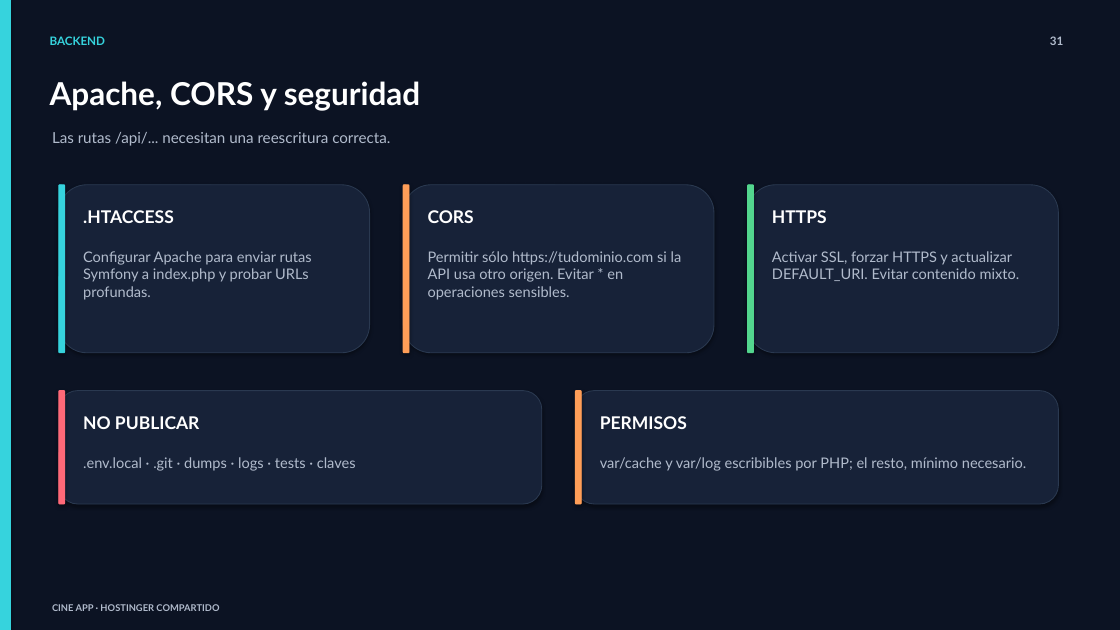
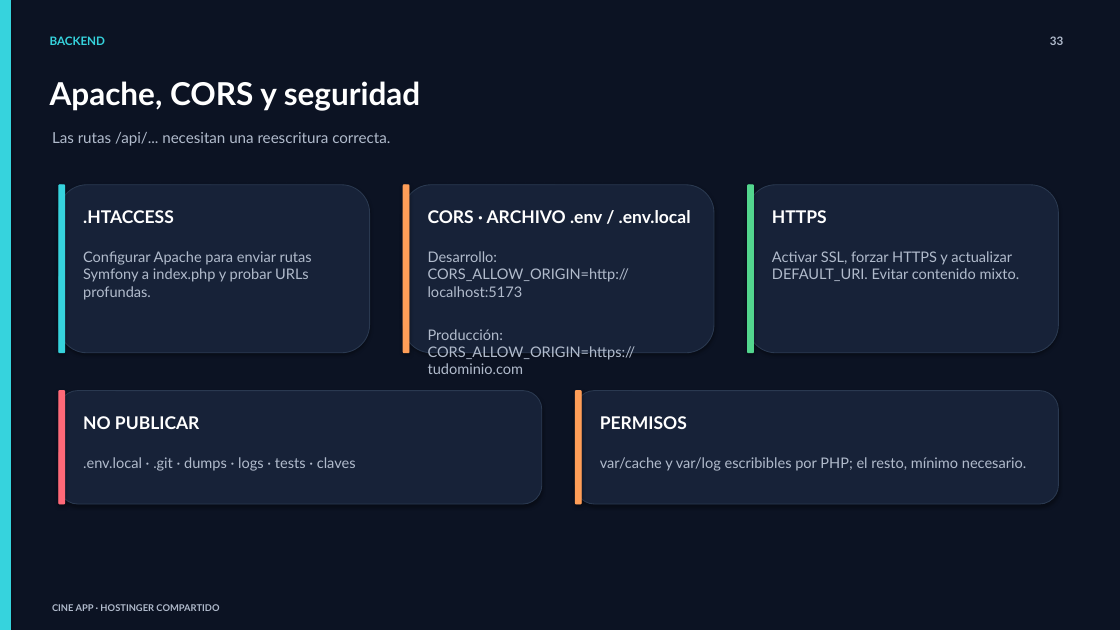
Before and after one commit to yussefomar/Cine-app, a slide deck: slide 33 of Guia_despliegue_Symfony_React_Hostinger.pptx (slide 31 before the commit). Drawn at 1120x630 pixels with LibreOffice and Linux fonts; fonts in the diff are those of the drawing. Boxes give left, top, right and bottom in pixels: in the first picture for what was removed or moved away, otherwise in the second. Text is boxed around its words. In the diff, an @@ line names an element or a change of style, - is before the commit and + after.

```diff
--- a/Guia_despliegue_Symfony_React_Hostinger.pptx
+++ b/Guia_despliegue_Symfony_React_Hostinger.pptx
@@ text at box(1050, 36, 1063, 45): text changed @@
-31
+33
@@ text at box(428, 210, 691, 223): text changed @@
-CORS
+CORS · ARCHIVO .env / .env.local
@@ text at box(428, 251, 636, 374): text changed @@
-Permitir sólo https://tudominio.com si la API usa otro origen. Evitar * en operaciones sensibles.
+Desarrollo:
+CORS_ALLOW_ORIGIN=http://localhost:5173
+Producción:
+CORS_ALLOW_ORIGIN=https://tudominio.com
```
Also in this commit, not shown: 19 other slides changed, 2 slides added, 27 other files.
